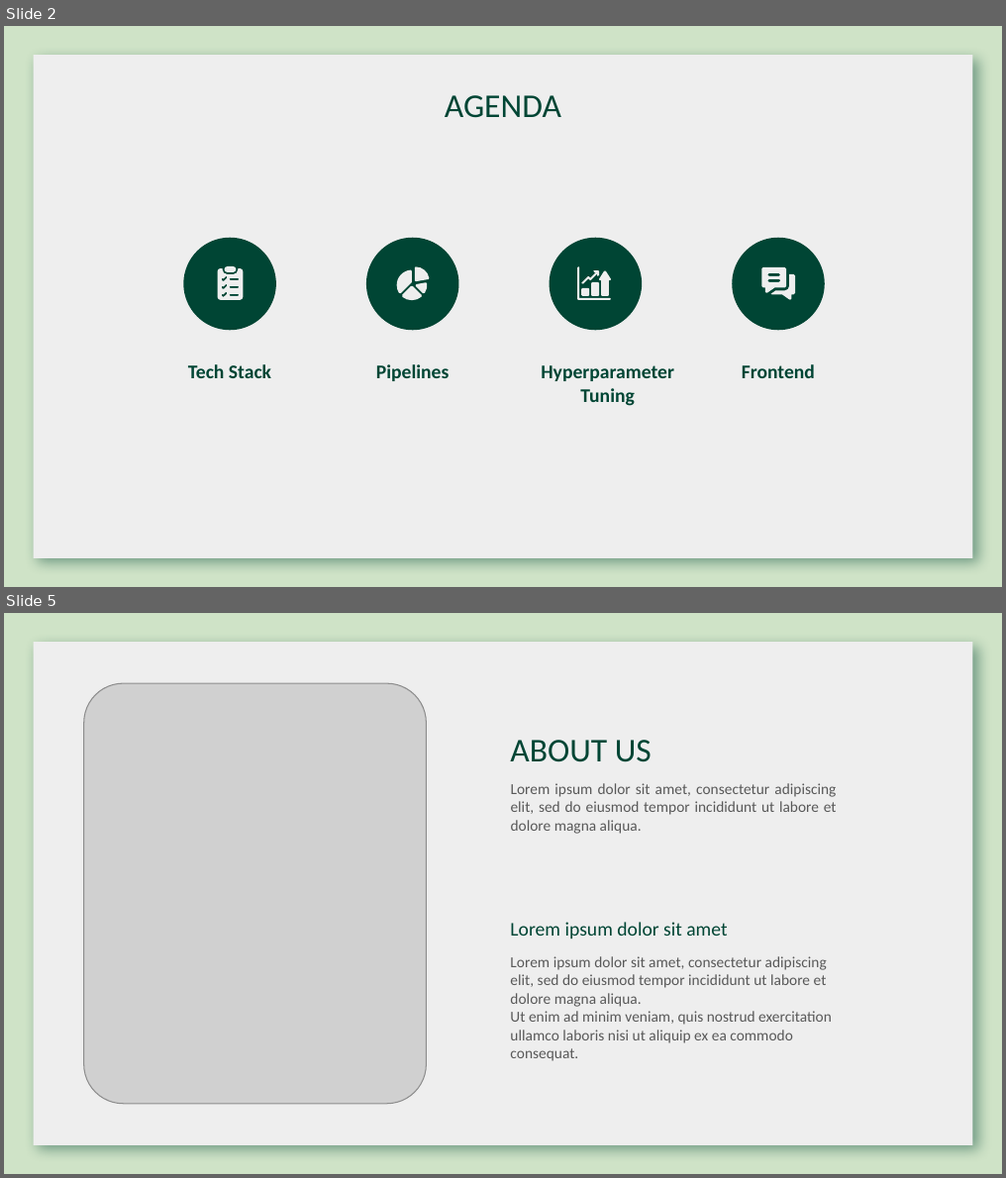
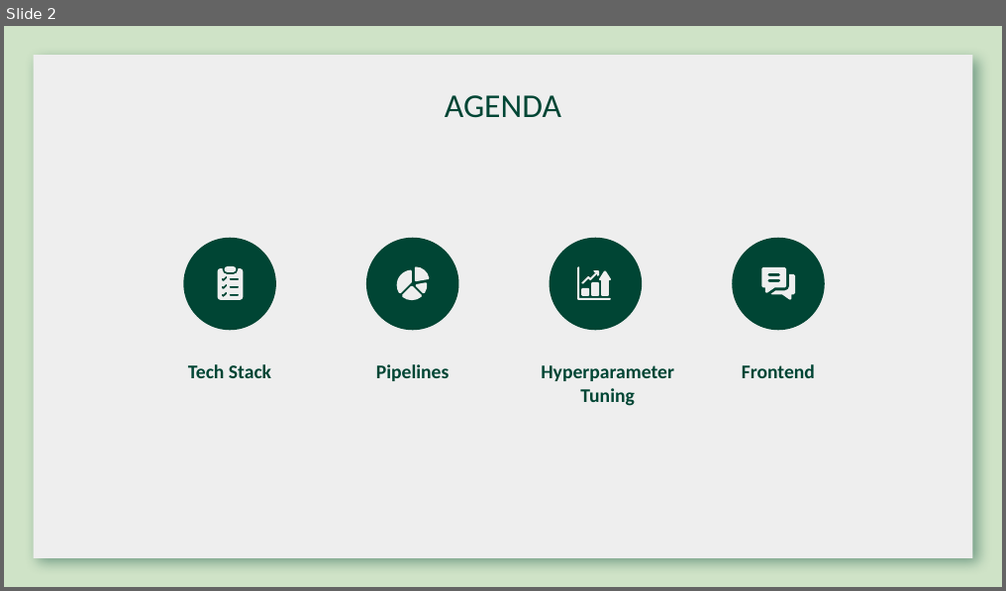
Before and after one commit to lydra4/Horses-or-Humans, a slide deck: slides/Horses or Humans.pptx. Shown one above the other, each under a label of ours: slides 2 and 5 before the commit, slide 2 after it; the slides between them are not shown. The pictures are 1006x1178 and 1006x591 pixels, drawn with LibreOffice and Linux fonts; fonts in the diff are those of the drawing; grey boxes stand for pictures; background and template pictures are left out. Boxes give left, top, right and bottom in pixels: in the first picture for what was removed or moved away, otherwise in the second. Text is boxed around its words. In the diff, an @@ line names an element or a change of style, - is before the commit and + after.

```diff
--- a/slides/Horses or Humans.pptx
+++ b/slides/Horses or Humans.pptx
@@ slide 5 removed at box(4, 613, 1002, 1174), background #CFE3C7; not listed: 1 template element that a slide beside it also shows @@
@@ picture removed at box(84, 684, 426, 1104) @@
@@ text removed at box(510, 740, 651, 762) @@
-ABOUT US
@@ text removed at box(511, 783, 837, 834) @@
-Lorem ipsum dolor sit amet, consectetur adipiscing elit, sed do eiusmod tempor incididunt ut labore et dolore magna aliqua.
@@ text removed at box(510, 922, 727, 939) @@
-Lorem ipsum dolor sit amet
@@ text removed at box(510, 957, 832, 1061) @@
-Lorem ipsum dolor sit amet, consectetur adipiscing elit, sed do eiusmod tempor incididunt ut labore et dolore magna aliqua.
-Ut enim ad minim veniam, quis nostrud exercitation ullamco laboris nisi ut aliquip ex ea commodo consequat.
```
Also in this commit, not shown: 2 other slides changed, 11 slides added, 21 other slides removed.
